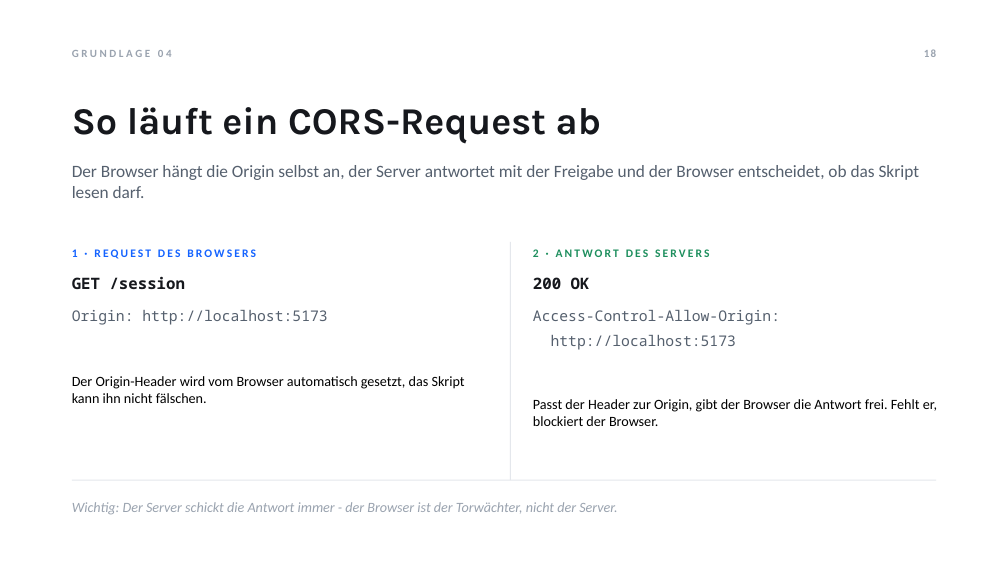
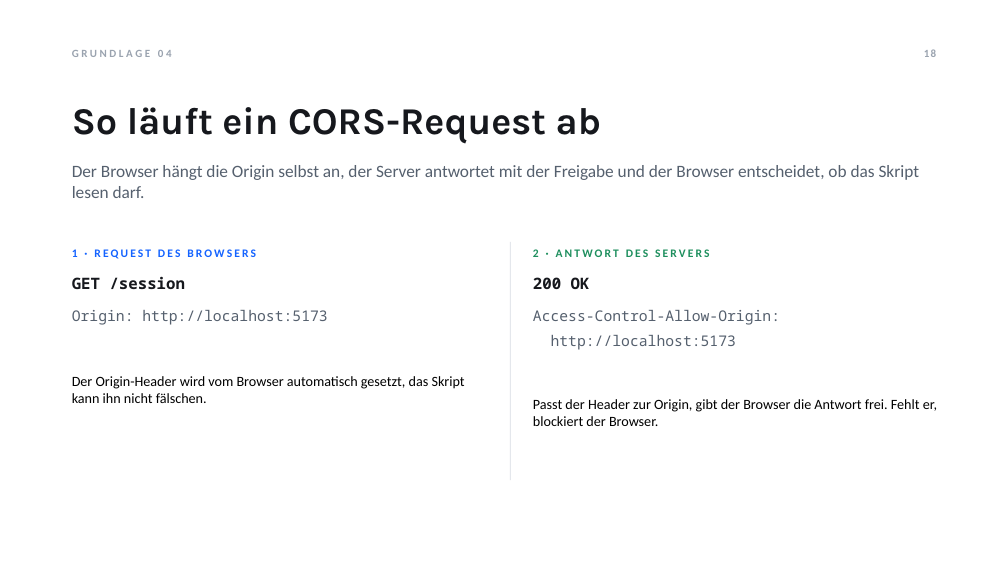
Before and after one commit to Tom-N-M/its-xss_and_cors, a slide deck: slide 18 of XSS-CORS-Praesentation.pptx. Drawn at 1008x567 pixels with LibreOffice and Linux fonts; fonts in the diff are those of the drawing. Boxes give left, top, right and bottom in pixels: in the first picture for what was removed or moved away, otherwise in the second. Text is boxed around its words. In the diff, an @@ line names an element or a change of style, - is before the commit and + after.

```diff
--- a/XSS-CORS-Praesentation.pptx
+++ b/XSS-CORS-Praesentation.pptx
@@ line removed from (72, 480) to (936, 480) @@
@@ text removed at (72, 502, 617, 515) @@
-Wichtig: Der Server schickt die Antwort immer - der Browser ist der Torwächter, nicht der Server.
```
Also in this commit, not shown: 2 other slides changed.
